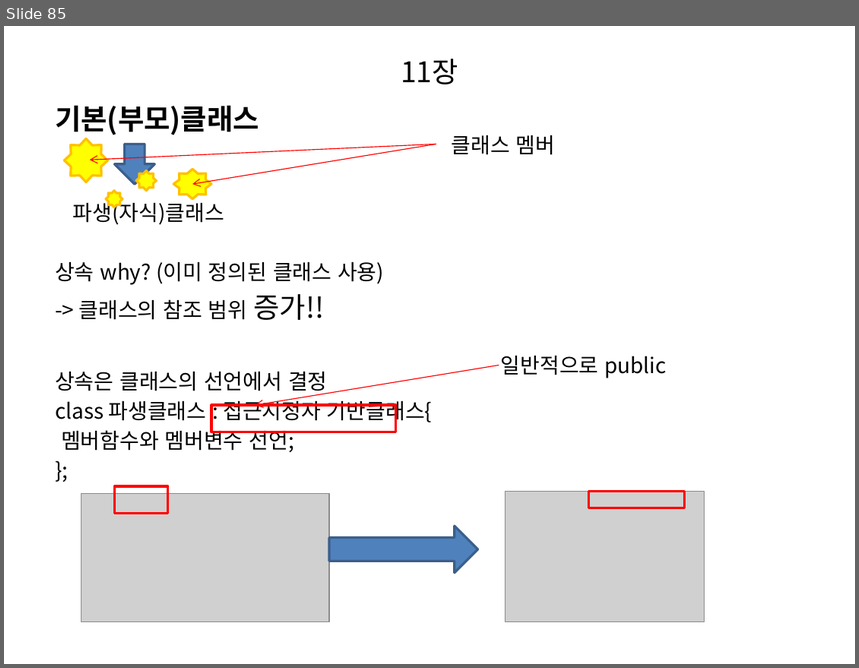
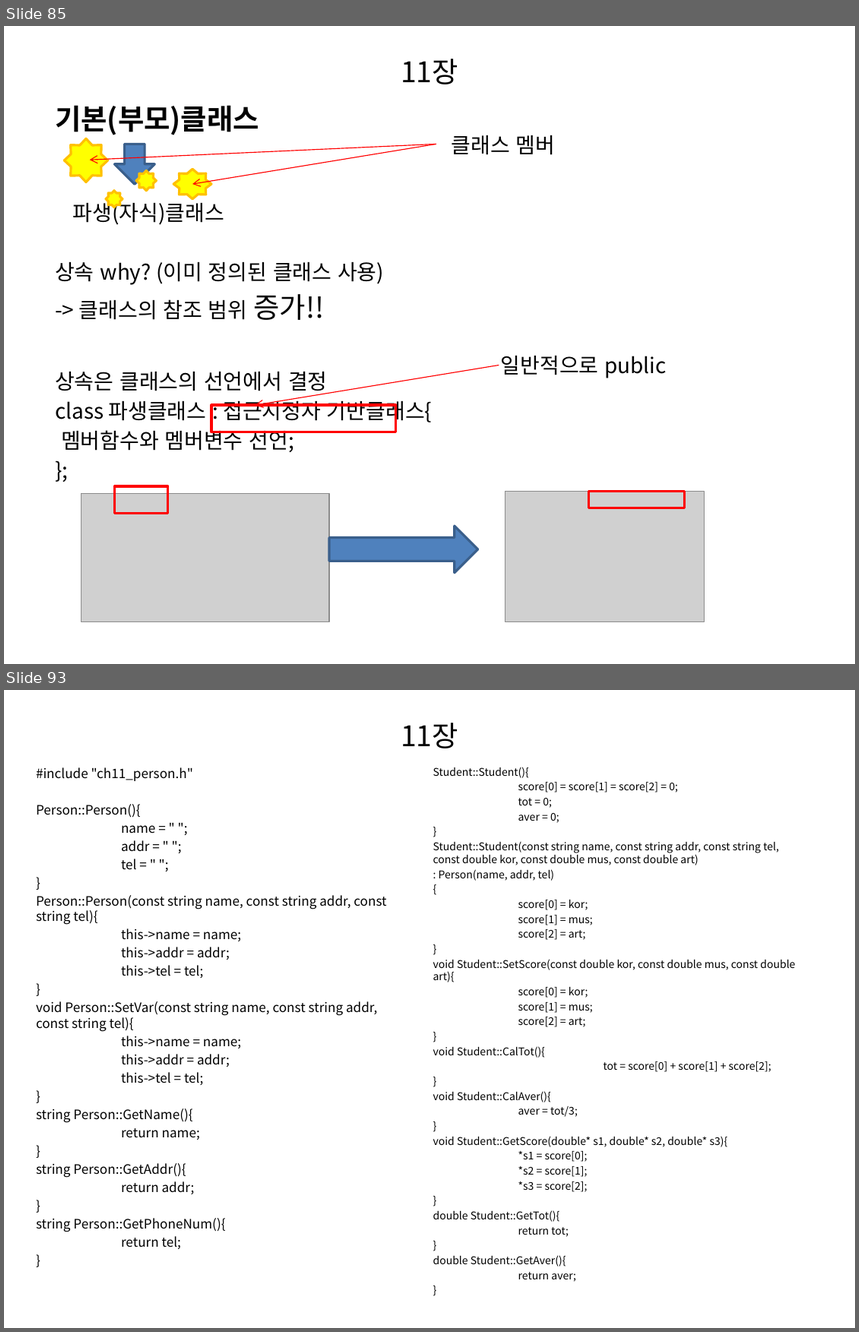
Before and after one commit to ssosee/C-study, a slide deck: C++ STUDY.pptx. Shown one above the other, each under a label of ours: slide 85 before the commit, slides 85 and 93 after it; the slides between them are not shown. The pictures are 859x668 and 859x1332 pixels, drawn with LibreOffice and Linux fonts; fonts in the diff are those of the drawing; grey boxes stand for pictures. Boxes give left, top, right and bottom in pixels: in the first picture for what was removed or moved away, otherwise in the second. Text is boxed around its words. In the diff, an @@ line names an element or a change of style, - is before the commit and + after.

```diff
--- a/C++ STUDY.pptx
+++ b/C++ STUDY.pptx
@@ slide 93 added at box(4, 690, 855, 1328), background #FFFFFF @@
@@ title added at box(401, 723, 458, 749), 24 pt, text #000000 @@
+11장
@@ text added at box(36, 768, 386, 1249), 11 pt, text #000000 @@
+#include "ch11_person.h"
+Person::Person(){
+name = " ";
+addr = " ";
+tel = " ";
+}
+Person::Person(const string name, const string addr, const string tel){
+this->name = name;
+this->addr = addr;
+this->tel = tel;
+}
+void Person::SetVar(const string name, const string addr, const string tel){
+this->name = name;
+this->addr = addr;
+this->tel = tel;
+}
+string Person::GetName(){
+return name;
+}
+string Person::GetAddr(){
+return addr;
+}
+string Person::GetPhoneNum(){
+return tel;
+}
@@ text added at box(433, 767, 795, 1267), 9 pt, text #000000 @@
+Student::Student(){
+score[0] = score[1] = score[2] = 0;
+tot = 0;
+aver = 0;
+}
+Student::Student(const string name, const string addr, const string tel, const double kor, const double mus, const double art)
+: Person(name, addr, tel)
+{
+score[0] = kor;
+score[1] = mus;
+score[2] = art;
+}
+void Student::SetScore(const double kor, const double mus, const double art){
+score[0] = kor;
+score[1] = mus;
+score[2] = art;
+}
+void Student::CalTot(){
+tot = score[0] + score[1] + score[2];
+}
+void Student::CalAver(){
+aver = tot/3;
+}
+void Student::GetScore(double* s1, double* s2, double* s3){
+*s1 = score[0];
+*s2 = score[1];
+*s3 = score[2];
+}
+double Student::GetTot(){
+return tot;
+}
+double Student::GetAver(){
+return aver;
+}
```
Also in this commit, not shown: 3 slides changed, 20 other slides added, 13 slides removed.
